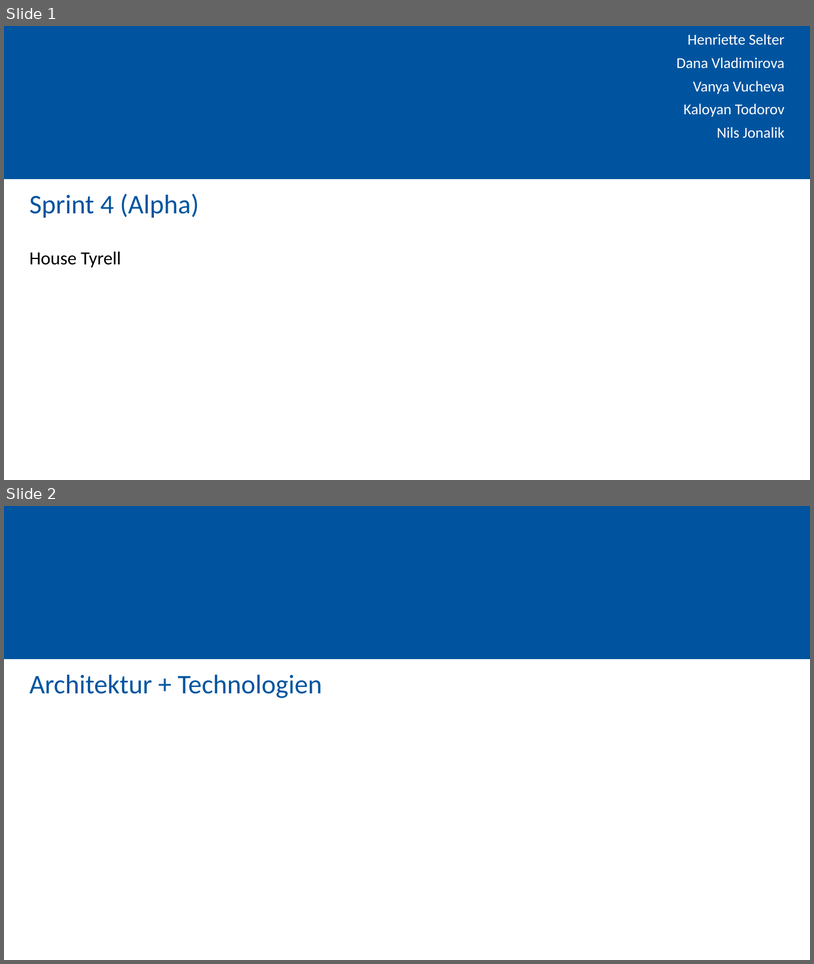
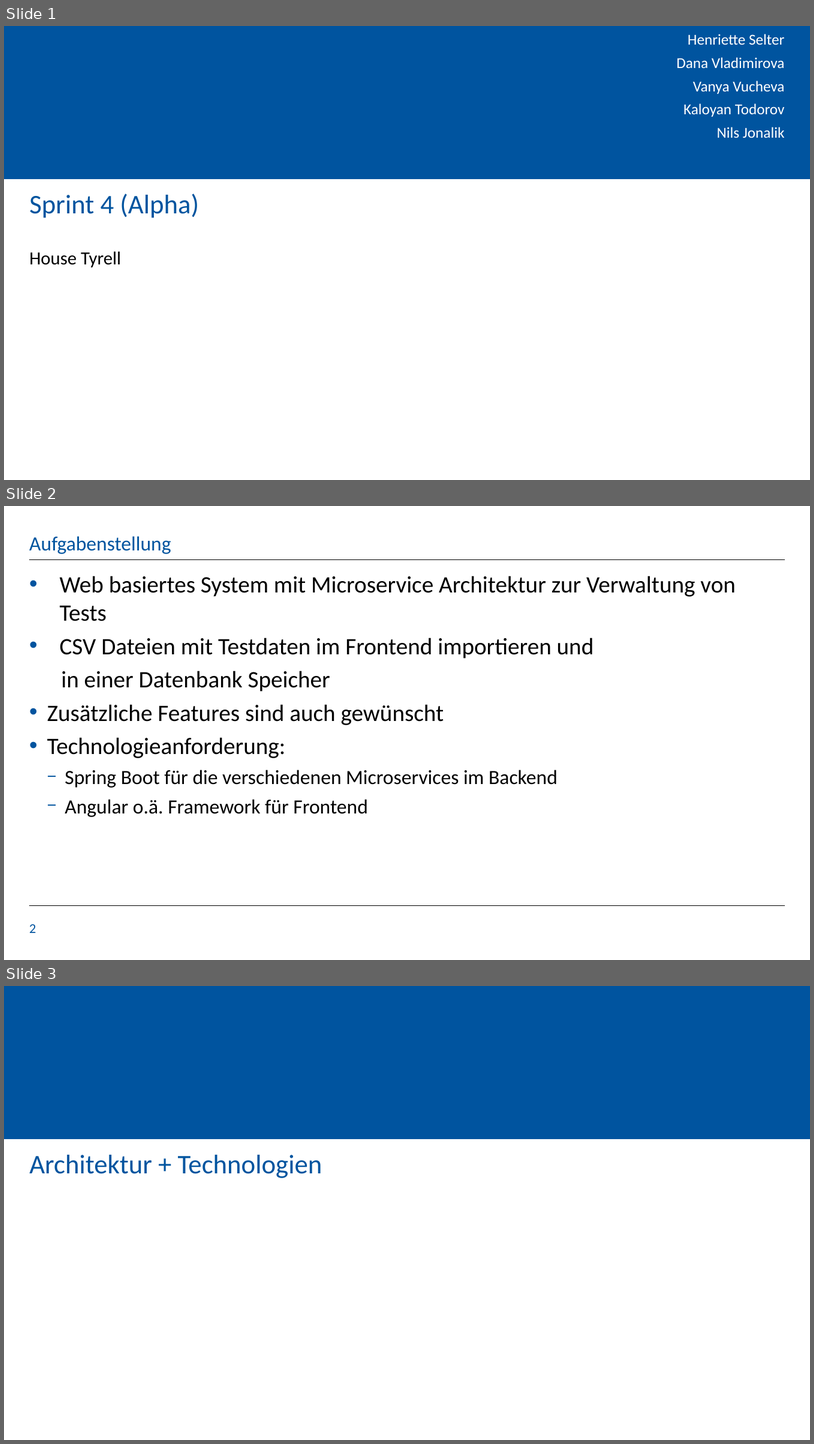
Before and after one commit to KaloyanT/gdis_test_suite, a slide deck: orga/Sprint_4_Presentation(Alpha).pptx. Shown one above the other, each under a label of ours: slides 1 and 2 before the commit, slides 1, 2 and 3 after it. The pictures are 814x964 and 814x1444 pixels, drawn with LibreOffice and Linux fonts; fonts in the diff are those of the drawing; background and template pictures are left out. Boxes give left, top, right and bottom in pixels: in the first picture for what was removed or moved away, otherwise in the second. Text is boxed around its words. In the diff, an @@ line names an element or a change of style, - is before the commit and + after.

```diff
--- a/orga/Sprint_4_Presentation(Alpha).pptx
+++ b/orga/Sprint_4_Presentation(Alpha).pptx
@@ slide 2 added at [4, 506, 810, 960], background #FFFFFF @@
@@ title added at [29, 536, 171, 554], 24 pt, text #00549F @@
+Aufgabenstellung
@@ line added from (29, 560) to (785, 560), #000000 0.5 pt @@
@@ text added at [47, 576, 736, 817], 28 pt, text #000000 @@
+• Web basiertes System mit Microservice Architektur zur Verwaltung von Tests
+• CSV Dateien mit Testdaten im Frontend importieren und
+  in einer Datenbank Speicher
+  • Zusätzliche Features sind auch gewünscht
+  • Technologieanforderung:
+    − Spring Boot für die verschiedenen Microservices im Backend
+    − Angular o.ä. Framework für Frontend
@@ line added from (29, 906) to (785, 906), #000000 0.5 pt @@
@@ page number added at [29, 924, 36, 933], 16 pt, text #00549F @@
+2
@@ what was slide 2 is now slide 3 @@
```
Also in this commit, not shown: 2 slides changed.
